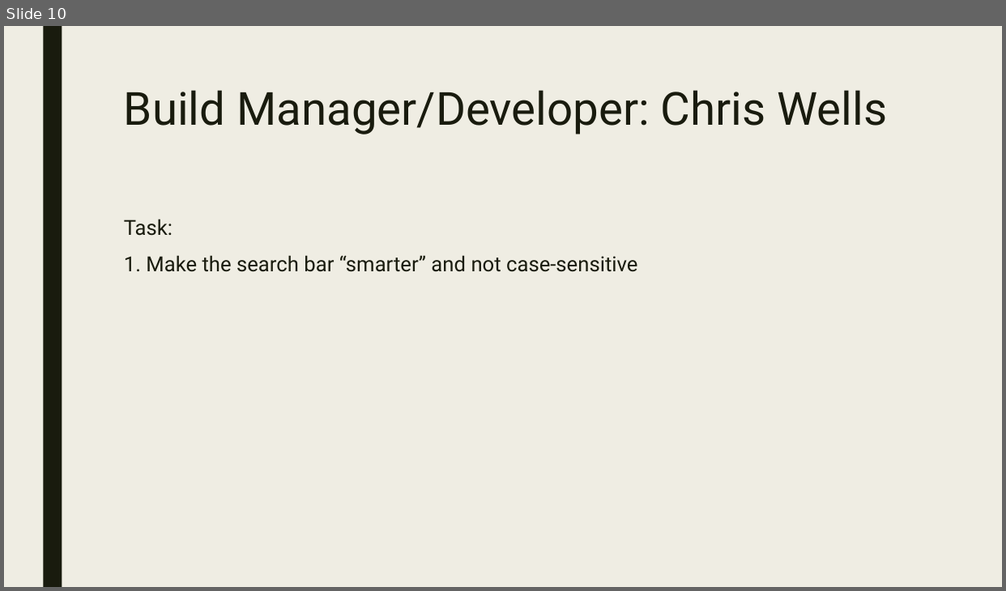
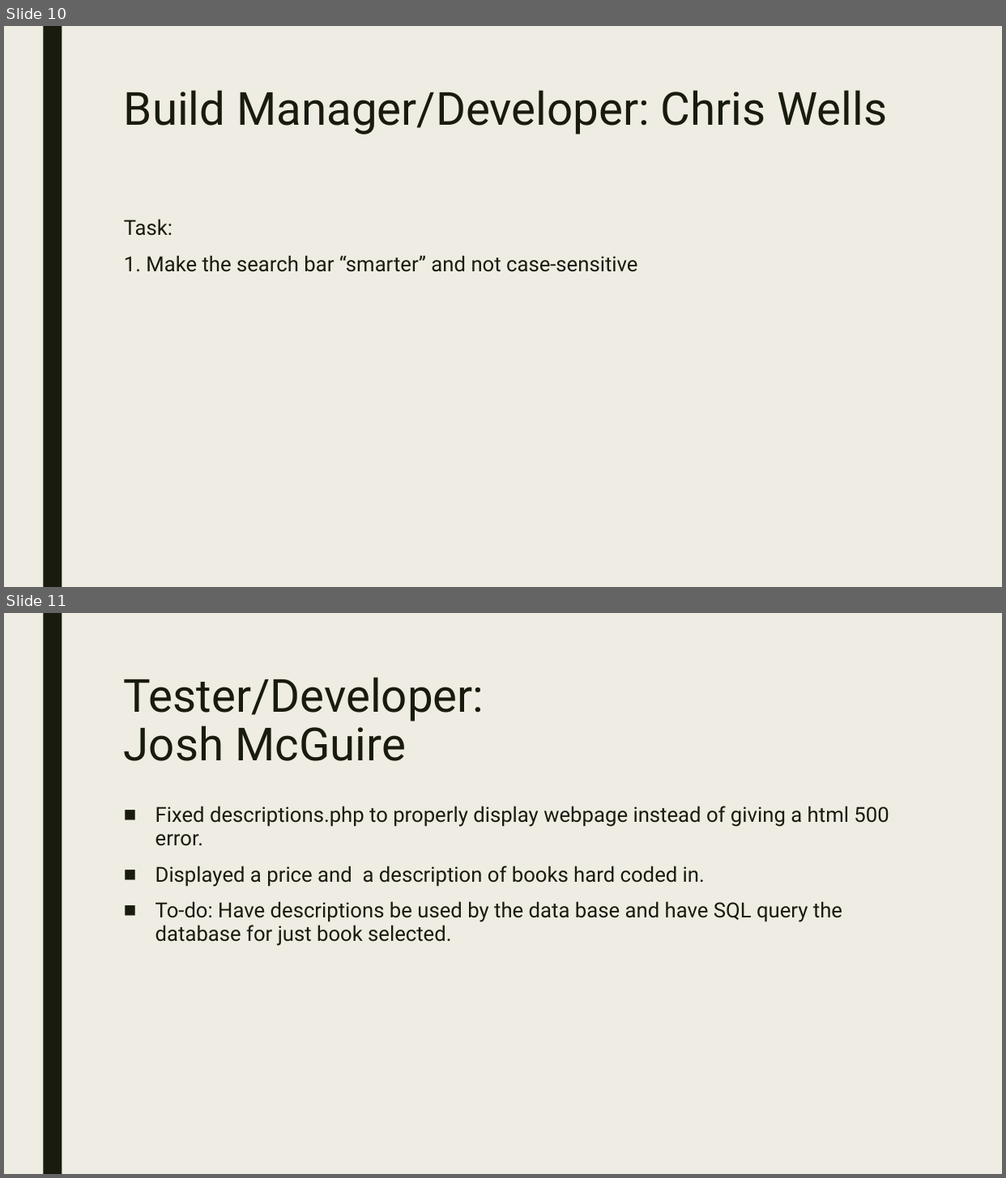
Before and after one commit to Jake25k/CSC439, a slide deck: PowerPoint Slides/csc439_sprint2.pptx. Shown one above the other, each under a label of ours: slide 10 before the commit, slides 10 and 11 after it. The pictures are 1006x591 and 1006x1178 pixels, drawn with LibreOffice and Linux fonts; fonts in the diff are those of the drawing. Boxes give left, top, right and bottom in pixels: in the first picture for what was removed or moved away, otherwise in the second. Text is boxed around its words. In the diff, an @@ line names an element or a change of style, - is before the commit and + after.

```diff
--- a/PowerPoint Slides/csc439_sprint2.pptx
+++ b/PowerPoint Slides/csc439_sprint2.pptx
@@ slide 11 added at (4, 613, 1002, 1174), background #EFEDE3; not listed: 1 template element that a slide beside it also shows @@
@@ title added at (124, 677, 484, 761), 44 pt, text #191B0E @@
+Tester/Developer:
+Josh McGuire
@@ text added at (155, 806, 889, 946), 20 pt, text #191B0E @@
+■ Fixed descriptions.php to properly display webpage instead of giving a html 500 error.
+■ Displayed a price and a description of books hard coded in.
+■ To-do: Have descriptions be used by the data base and have SQL query the database for just book selected.
```
Also in this commit, not shown: 1 slide changed.
